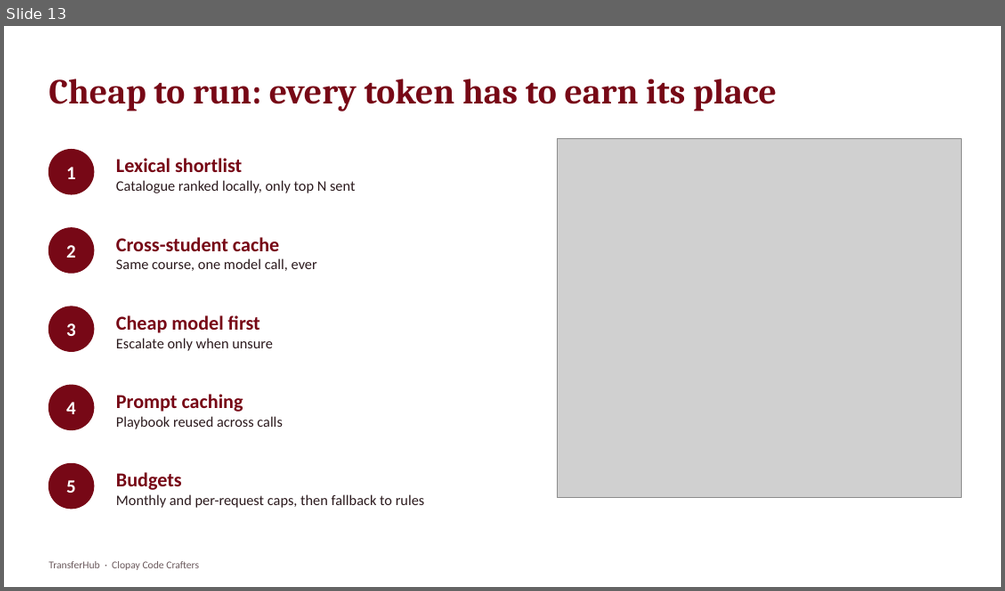
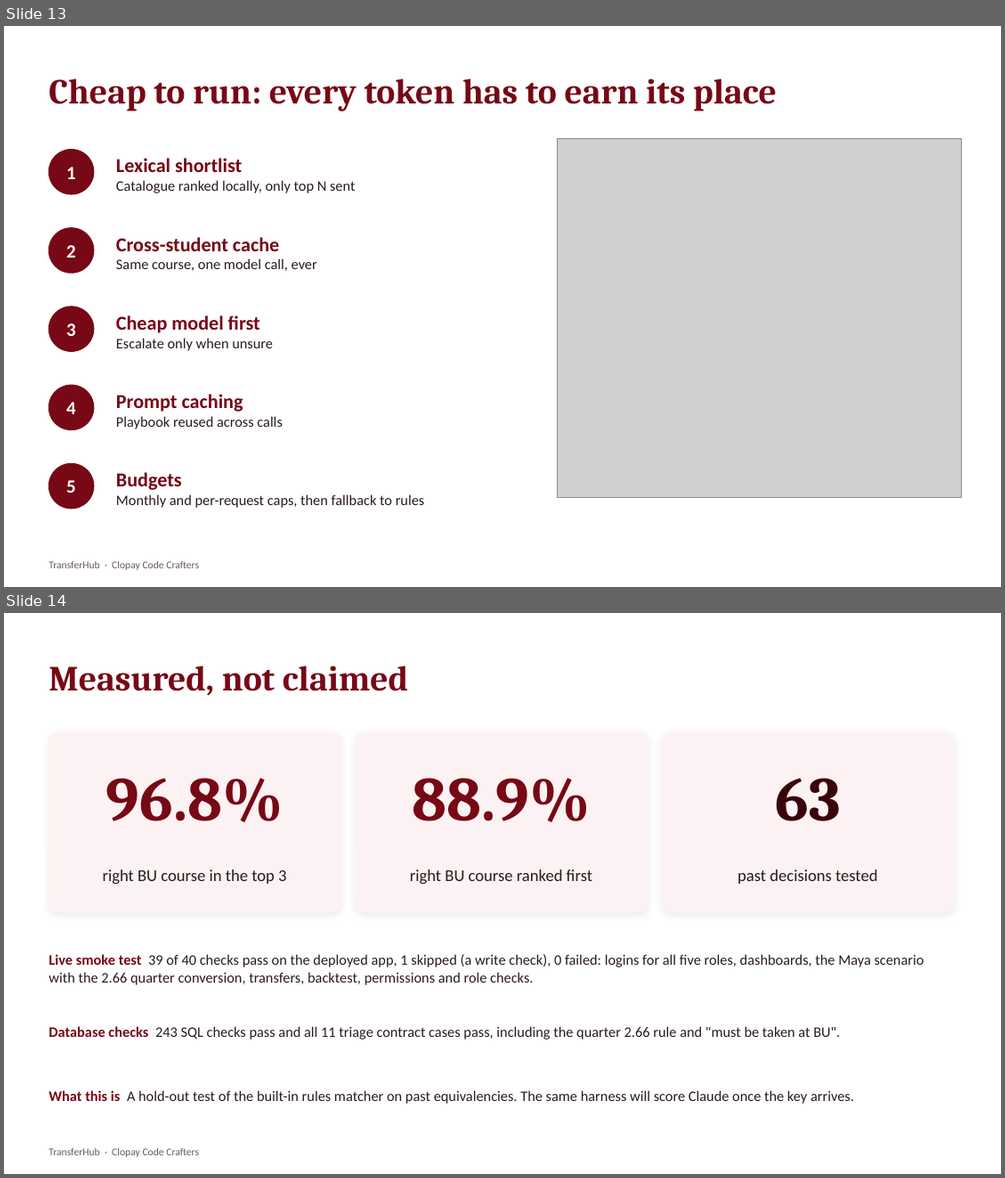
Before and after one commit to raghuramr/transferhub, a slide deck: _designs/deck/TransferHub-Hackathon.pptx. Shown one above the other, each under a label of ours: slide 13 before the commit, slides 13 and 14 after it. The pictures are 1005x591 and 1005x1178 pixels, drawn with LibreOffice and Linux fonts; fonts in the diff are those of the drawing; grey boxes stand for pictures. Boxes give left, top, right and bottom in pixels: in the first picture for what was removed or moved away, otherwise in the second. Text is boxed around its words. In the diff, an @@ line names an element or a change of style, - is before the commit and + after.

```diff
--- a/_designs/deck/TransferHub-Hackathon.pptx
+++ b/_designs/deck/TransferHub-Hackathon.pptx
@@ slide 14 added at <box>4,613,1001,1174</box>, background #FFFFFF @@
@@ text added at <box>48,666,408,696</box>, 34 pt, text #770816, bold @@
+Measured, not claimed
@@ rounded rectangle added at <box>48,732,340,912</box>, fill #FDF2F3, outline #FDF2F3 1 pt @@
@@ rounded rectangle added at <box>356,732,647,912</box>, fill #FDF2F3, outline #FDF2F3 1 pt @@
@@ rounded rectangle added at <box>662,732,954,912</box>, fill #FDF2F3, outline #FDF2F3 1 pt @@
@@ text added at <box>106,778,283,822</box>, 60 pt, text #770816, bold @@
+96.8%
@@ text added at <box>413,778,591,822</box>, 60 pt, text #770816, bold @@
+88.9%
@@ text added at <box>775,778,840,821</box>, 60 pt, text #3A040B, bold @@
+63
@@ text added at <box>103,869,286,884</box>, 16 pt, text #2B1A1D @@
+right BU course in the top 3
@@ text added at <box>410,869,592,884</box>, 16 pt, text #2B1A1D @@
+right BU course ranked first
@@ text added at <box>737,869,877,884</box>, 16 pt, text #2B1A1D @@
+past decisions tested
@@ text added at <box>48,954,924,985</box>, 14 pt, text #2B1A1D @@
+Live smoke test 39 of 40 checks pass on the deployed app, 1 skipped (a write check), 0 failed: logins for all five roles, dashboards, the Maya scenario with the 2.66 quarter conversion, transfers, backtest, permissions and role checks.
@@ text added at <box>48,1026,840,1039</box>, 14 pt, text #2B1A1D @@
+Database checks 243 SQL checks pass and all 11 triage contract cases pass, including the quarter 2.66 rule and "must be taken at BU".
@@ text added at <box>48,1090,854,1103</box>, 14 pt, text #2B1A1D @@
+What this is A hold-out test of the built-in rules matcher on past equivalencies. The same harness will score Claude once the key arrives.
@@ text added at <box>48,1148,199,1157</box>, 10 pt, text #6B5A5D @@
+TransferHub · Clopay Code Crafters
```
Also in this commit, not shown: 2 slides changed, 3 other files.
